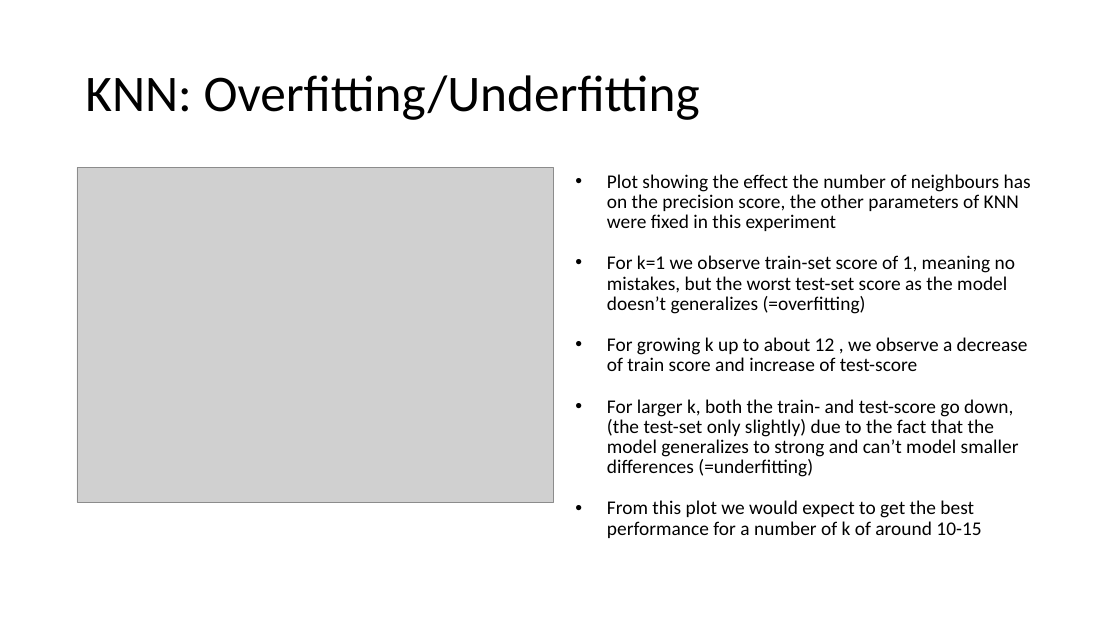
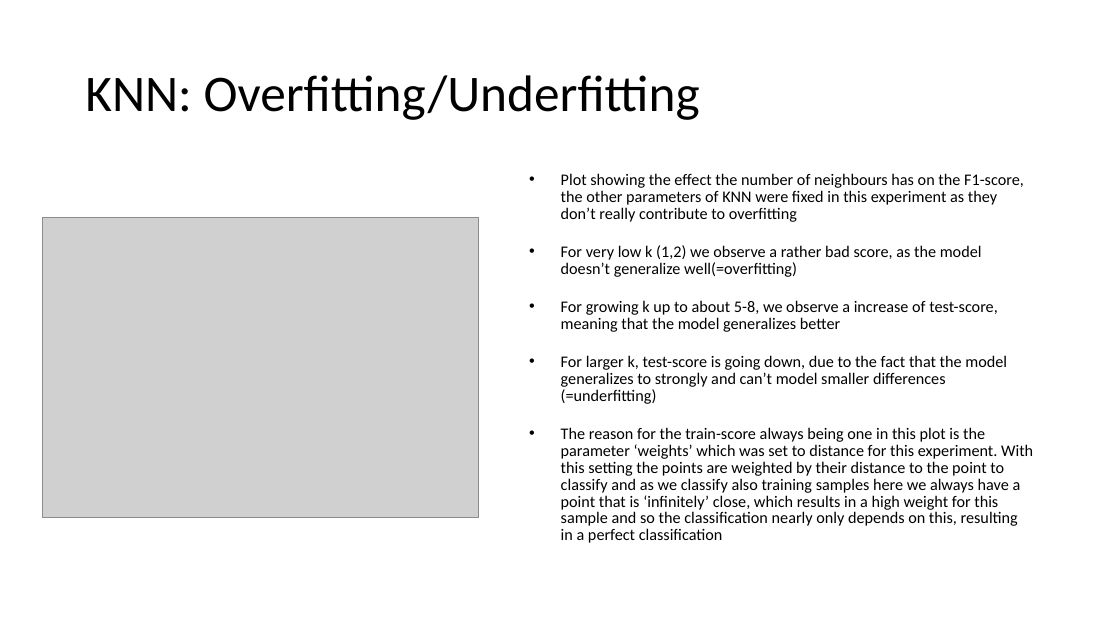
Before and after one commit to sandroassek/SS23_UE_MLPC, a slide deck: slide 11 of Task_3_1.pptx. Drawn at 1120x630 pixels with LibreOffice and Linux fonts; fonts in the diff are those of the drawing; grey boxes stand for pictures. Boxes give left, top, right and bottom in pixels: in the first picture for what was removed or moved away, otherwise in the second. Text is boxed around its words. In the diff, an @@ line names an element or a change of style, - is before the commit and + after.

```diff
--- a/Task_3_1.pptx
+++ b/Task_3_1.pptx
@@ text at bbox=[561, 173, 1033, 543]: text changed; size 16.6 to 13.9 pt @@
-• Plot showing the effect the number of neighbours has on the precision score, the other parameters of KNN were fixed in this experiment
-• For k=1 we observe train-set score of 1, meaning no mistakes, but the worst test-set score as the model doesn’t generalizes (=overfitting)
-• For growing k up to about 12 , we observe a decrease of train score and increase of test-score
-• For larger k, both the train- and test-score go down, (the test-set only slightly) due to the fact that the model generalizes to strong and can’t model smaller differences (=underfitting)
-• From this plot we would expect to get the best performance for a number of k of around 10-15
+• Plot showing the effect the number of neighbours has on the F1-score, the other parameters of KNN were fixed in this experiment as they don’t really contribute to overfitting
+• For very low k (1,2) we observe a rather bad score, as the model doesn’t generalize well(=overfitting)
+• For growing k up to about 5-8, we observe a increase of test-score, meaning that the model generalizes better
+• For larger k, test-score is going down, due to the fact that the model generalizes to strongly and can’t model smaller differences (=underfitting)
+• The reason for the train-score always being one in this plot is the parameter ‘weights’ which was set to distance for this experiment. With this setting the points are weighted by their distance to the point to classify and as we classify also training samples here we always have a point that is ‘infinitely’ close, which results in a high weight for this sample and so the classification nearly only depends on this, resulting in a perfect classification
@@ picture: place and size @@
-picture at bbox=[77, 168, 554, 502]
+picture at bbox=[42, 218, 478, 517]
```
